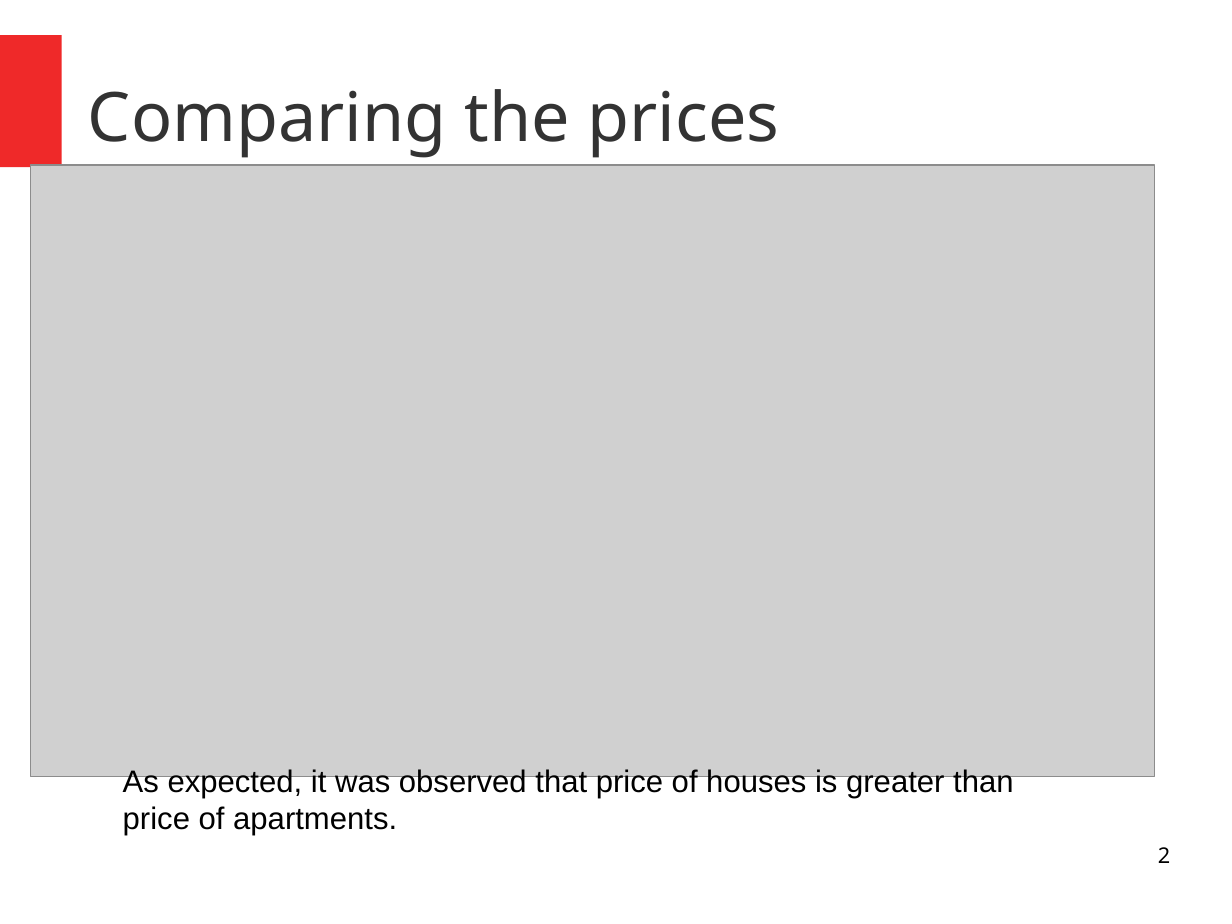
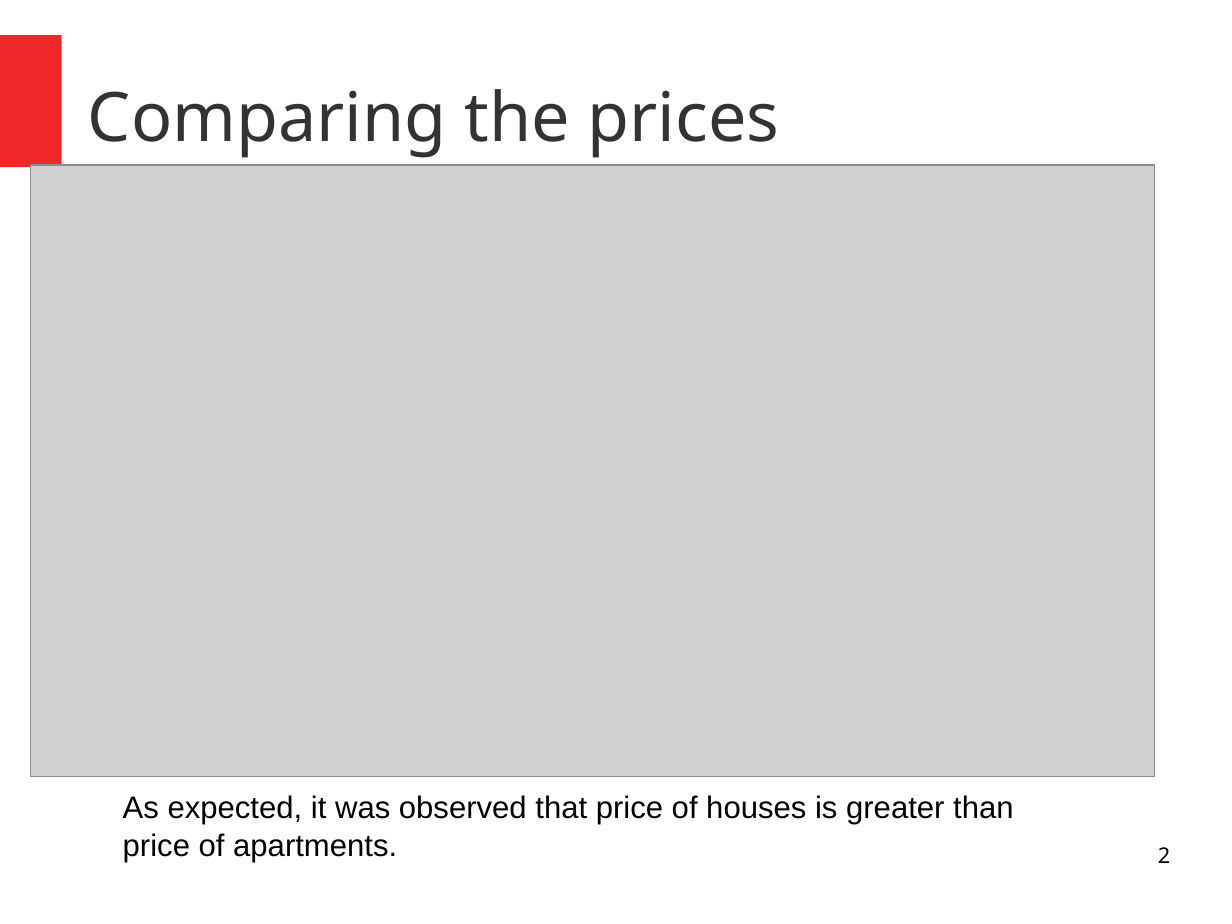
Before and after one commit to NicyJacob/Real-Estate-Price-Prediction, a slide deck: slide 2 of Data_Analysis/Data Visualisation.odp. Drawn at 1232x924 pixels with LibreOffice and Linux fonts; fonts in the diff are those of the drawing; grey boxes stand for pictures. Boxes give left, top, right and bottom in pixels: in the first picture for what was removed or moved away, otherwise in the second. Text is boxed around its words. In the diff, an @@ line names an element or a change of style, - is before the commit and + after.

```diff
--- a/Data_Analysis/Data Visualisation.odp
+++ b/Data_Analysis/Data Visualisation.odp
@@ text "As expected, it was observed ..." moved from (x1=123, y1=769, x2=1013, y2=836) to (x1=123, y1=795, x2=1013, y2=862) @@
```
Also in this commit, not shown: 1 other slide changed, 10 other files.
